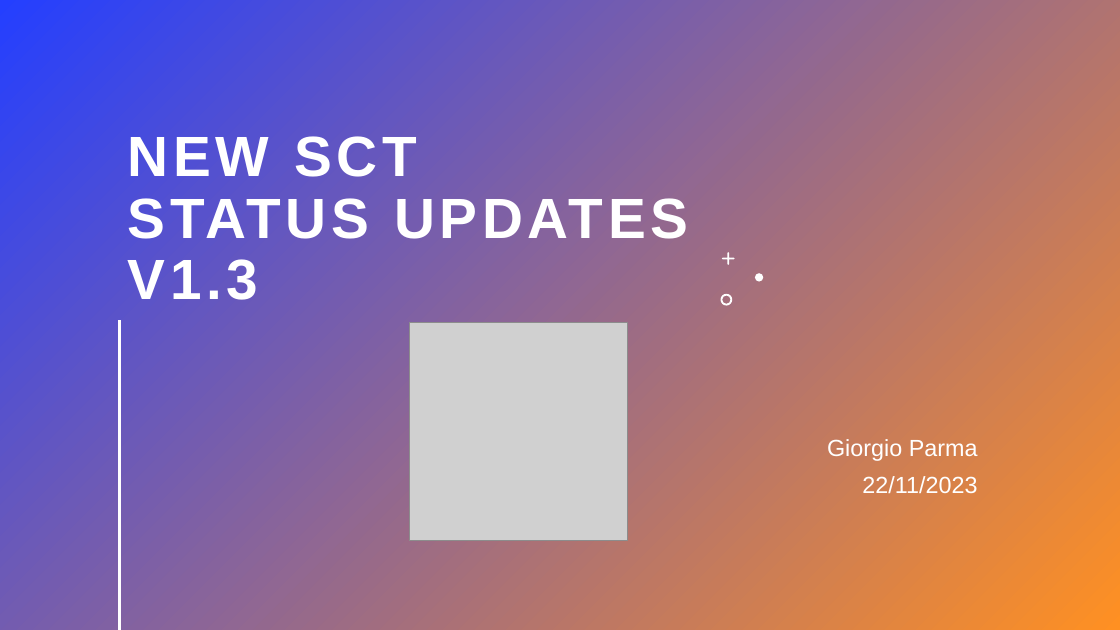
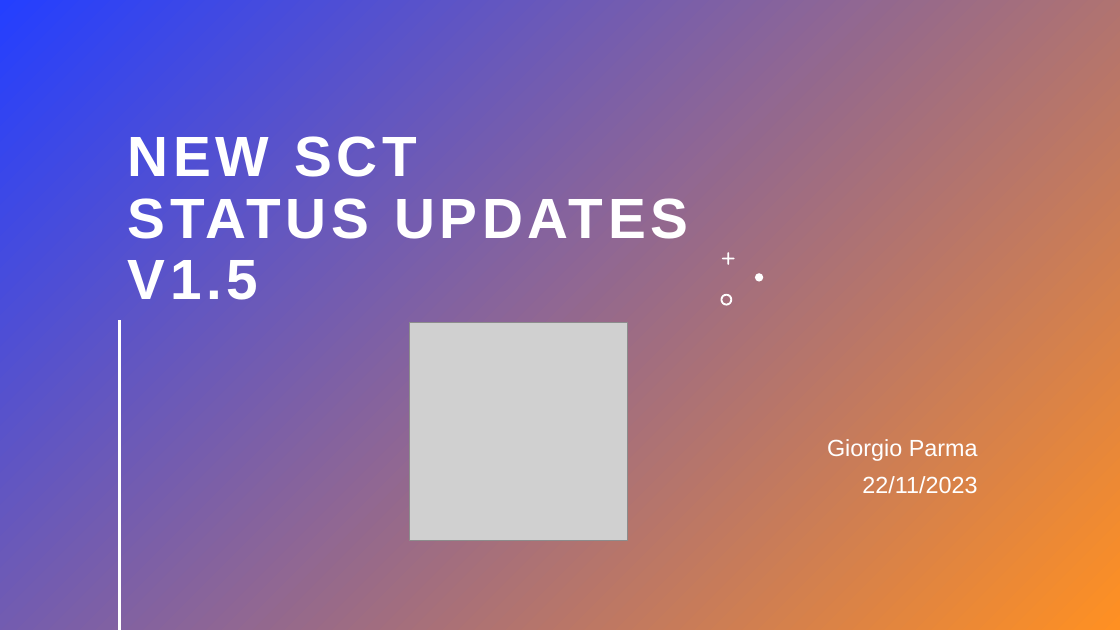
Before and after one commit to aresys-srl/sct, a slide deck: slide 1 of documentation/new_sct_status_update.pptx. Drawn at 1120x630 pixels with LibreOffice and Linux fonts; fonts in the diff are those of the drawing; grey boxes stand for pictures. Boxes give left, top, right and bottom in pixels: in the first picture for what was removed or moved away, otherwise in the second. Text is boxed around its words. In the diff, an @@ line names an element or a change of style, - is before the commit and + after.

```diff
--- a/documentation/new_sct_status_update.pptx
+++ b/documentation/new_sct_status_update.pptx
@@ title at bbox=[128, 136, 688, 300]: text changed @@
-NEW SCT
-STATUS UPDATES
-V1.3
+NEW SCT
+STATUS UPDATES
+V1.5
```
Also in this commit, not shown: 7 other slides changed, 2 slides added, 3 slides removed, 45 other files.
